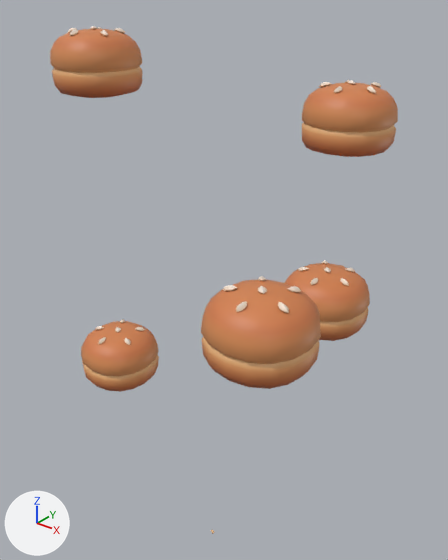
An edit to the Blender file art_models/tree1bun4.blend, drawn before and after from the same camera.
Before and after are seen from a 50 mm camera at (2.91, -3.45, 5.02) aimed at (-0.03, 0.23, 2.73). The axes (+X, +Y, +Z) are drawn at lower left. The lights are the same throughout. The picture after the commit comes second.

Objects in the first picture: 'food_ingredient_bun_Cube.002', 'food_ingredient_bun_Cube.003', 'food_ingredient_bun_Cube.004', 'food_ingredient_bun_Cube.005', 'food_ingredient_bun_Cube.006'.
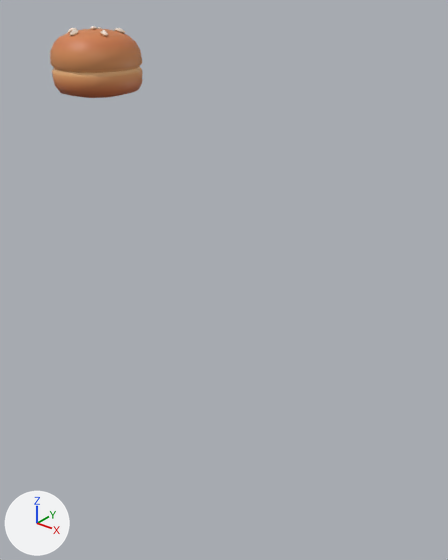
What differs and where, as boxes [x1, y1, x2, y2] in the pictures (448 x 560 px):
'food_ingredient_bun_Cube.003', deleted (orange): before [201, 276, 321, 389]
'food_ingredient_bun_Cube.005', deleted (orange): before [302, 79, 398, 157]
'food_ingredient_bun_Cube.002', deleted (orange): before [81, 319, 159, 392]
'food_ingredient_bun_Cube.004', deleted (orange): before [285, 260, 370, 341]

Edits to the bpy script that builds the scene:
```text
Remove ob_food_ingredient_bun_cube_002:
    ob_food_ingredient_bun_cube_002 = bpy.data.objects.new('food_ingredient_bun_Cube.002', me_food_ingredient_bun_cube_002)
    ob_food_ingredient_bun_cube_002.location = (0.0, 0.0, 0.0)
Remove ob_food_ingredient_bun_cube_003:
    ob_food_ingredient_bun_cube_003 = bpy.data.objects.new('food_ingredient_bun_Cube.003', me_food_ingredient_bun_cube_003)
    ob_food_ingredient_bun_cube_003.location = (0.0, 0.0, 0.0)
Remove ob_food_ingredient_bun_cube_004:
    ob_food_ingredient_bun_cube_004 = bpy.data.objects.new('food_ingredient_bun_Cube.004', me_food_ingredient_bun_cube_004)
    ob_food_ingredient_bun_cube_004.location = (0.0, 0.0, 0.0)
Remove ob_food_ingredient_bun_cube_005:
    ob_food_ingredient_bun_cube_005 = bpy.data.objects.new('food_ingredient_bun_Cube.005', me_food_ingredient_bun_cube_005)
    ob_food_ingredient_bun_cube_005.location = (0.0, 0.0, 0.0)
```
